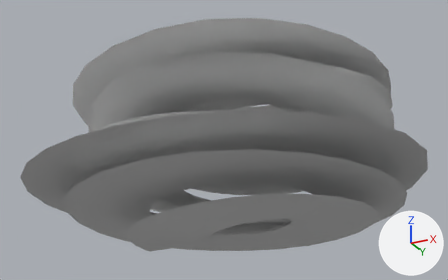
One commit to the glTF model client/scene/spiralNavMesh.gltf: the scene before it, then after it.
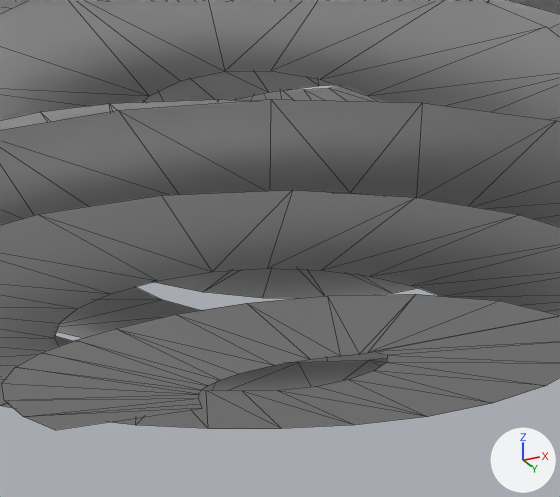
Each version is shown whole from a 50 mm camera at (11.86, -24.72, -5.7) aimed at (-0.31, -0.39, 5.25), then close up on the part from 28% to 81% of the width and 24% to 100% of the height. Every picture has the same lights, and +X, +Y and +Z are marked at lower right. The close-ups show mesh edges as thin lines. Vertices at the same position are counted once.

Names of what the first close-up shows: 'ApiralLongNavig'.
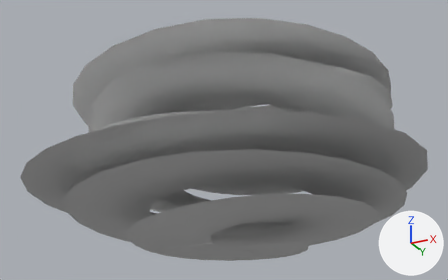
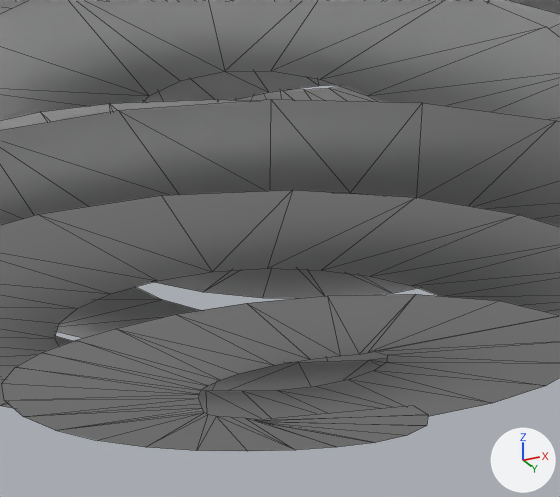
Commit message: 👜🎥 Checkpoint ./client/scene/spiralNavMesh.gltf:36613497/52660

Location of each change, [x1, y1, x2, y2] in pixels of the close-ups (560 x 497 px):
'ApiralLongNavig', reshaped
    before: [0, 0, 560, 430]
    after: [0, 0, 560, 451]
part 1 of me_spiral_002, added
    after: [56, 406, 428, 451]

The change in detail:
me_spiral_002 is used by ob_apirallongnavig; location (0.0, 0.0, 0.0).
me_spiral_002 had 400 vertices, 398 faces and spanned x -8.9..8.7, y -8.7..8.8, z 0.5..9.1.
me_spiral_002 now has 422 vertices, 420 faces and spans x -8.9..8.7, y -8.7..8.8, z 0.0..9.1.
Part 1, on me_spiral_002:
22 vertices are added at x -4.3..3.4, y -0.8..3.5, z 0.0..0.4.
22 new faces join them.
